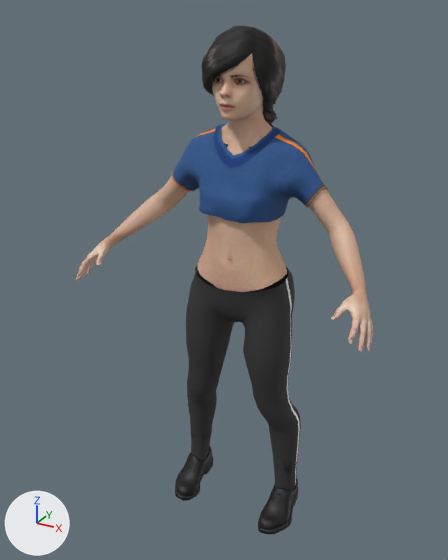
Before and after pictures for a commit that changed the glTF model assets/passengers/girl.glb.
The view is the same before and after, from a 50 mm lens placed at (0.647, -1.296, 1.304), pointed at (-0.036, -0.055, 0.683). The axes (+X, +Y, +Z) are drawn at lower left. The lights are the same throughout. The first picture is the older version. Vertices at exactly the same position are counted once.

Names of what the first picture shows: 'girl'.
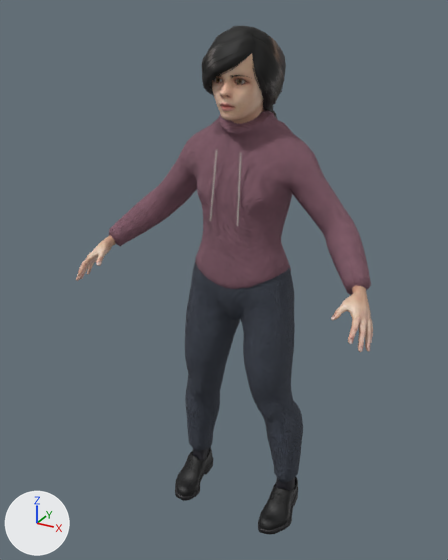
Edits to the bpy script that builds the scene:
```text
Add img_gen_v1678u_png:
    img_gen_v1678u_png = load_image('gen_v1678u.png', 'textures/a72b86d70b1987d4.jpg', 512, 512, 'sRGB')
Add img_gen_v1678u_n_png:
    img_gen_v1678u_n_png = load_image('gen_v1678u_n.png', 'textures/a5cc754d4ea90dd9.jpg', 512, 512, 'Non-Color')
Add img_gen_15ie42i_png:
    img_gen_15ie42i_png = load_image('gen_15ie42i.png', 'textures/6db491b5abff537c.jpg', 512, 512, 'sRGB')
Add mat_uniform_trousers:
    mat_uniform_trousers = bpy.data.materials.new('Uniform trousers')
    # uses the picture img_gen_v1678u_n_png
    # uses the picture img_gen_v1678u_png
Add mat_minsk_hoodie:
    mat_minsk_hoodie = bpy.data.materials.new('Minsk hoodie')
    # uses the picture img_gen_15ie42i_png
    # uses the picture img_gen_v1678u_n_png
Add mat_minsk_drawstrings:
    mat_minsk_drawstrings = principled_material('Minsk drawstrings')
    mat_minsk_drawstrings.base_color = (0.479, 0.468, 0.423)  # grey #b8b6ae
    mat_minsk_drawstrings.roughness = 0.9
Add mat_minsk_hood_fold:
    mat_minsk_hood_fold = bpy.data.materials.new('Minsk hood fold')
    # uses the picture img_gen_15ie42i_png
    # uses the picture img_gen_v1678u_n_png
Change me_girl:
    used by ob_girl; location = (0.0, 0.0, 0.0)
    remove me_girl.from_pydata(...)  # 19003 vertices, 33802 faces; spans x -0.379..0.379, y -0.237..0.105, z 0.0..1.269
    add me_girl.from_pydata(...)  # 19891 vertices, 35602 faces; spans x -0.379..0.379, y -0.237..0.119, z 0.0..1.269
    me_girl part 1: the loose piece of 911 vertices spanning x -0.201..0.197, y -0.111..0.071, z 0.854..1.055 is rebuilt with 2738 vertices and now spans x -0.342..0.342, y -0.133..0.073, z 0.678..1.091, in mat_minsk_hoodie
    me_girl part 2: the loose piece of 886 vertices spanning x -0.172..0.169, y -0.11..0.068, z 0.08..0.716 is rebuilt with 1558 vertices and now spans x -0.177..0.177, y -0.115..0.072, z 0.1..0.756, in mat_uniform_trousers
    me_girl part 3: the loose piece of 668 vertices spanning x -0.115..0.115, y -0.1..0.053, z 0.678..0.914 is deleted
    me_girl part 4: 4 vertices moved within x 0.003, y 0.072, z 0.879; 1031 vertices removed from x -0.332..0.332, y -0.125..0.04, z 0.75..1.084; 20 vertices added at x -0.037..0.037, y -0.122..-0.097, z 0.855..1.016
    other edits to the shape of me_girl do not show in these pictures
    remove me_girl.materials.append(mat_outfit)
    add me_girl.materials.append(mat_uniform_trousers)
    add me_girl.materials.append(mat_minsk_hoodie)
    add me_girl.materials.append(mat_minsk_hood_fold)
    add me_girl.materials.append(mat_minsk_drawstrings)  # grey #b8b6ae
```

Where the change shows, as pixel boxes (x1, y1, x2, y2) in the pictures (448 x 560 px):
part 1 of me_girl, rebuilt (68% wider, 84% taller)
    before: (172, 123, 328, 223)
    after: (109, 110, 371, 295)
part 2 of me_girl, rebuilt
    before: (186, 265, 301, 490)
    after: (185, 262, 303, 483)
part 3 of me_girl, deleted (beige)
    before: (198, 215, 287, 292)
part 4 of me_girl, built on
    before: (110, 112, 366, 289)
    after: (210, 150, 241, 226)
